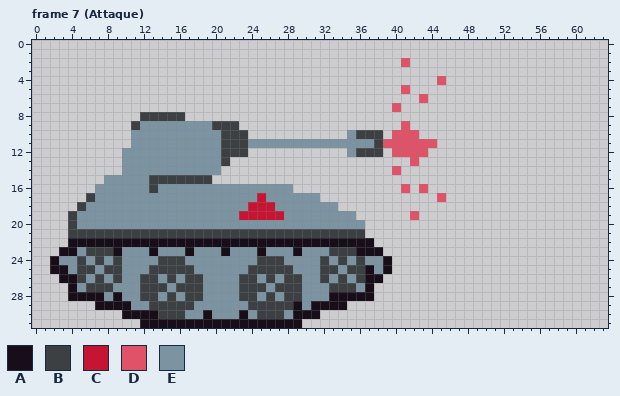
Edited in one commit: pixel-art file (Sprites/Projects/Tank.aseprite). The first picture shows the starting point.
64x32 pixels, 16 frames. Shown: frame 7 (Attaque).
Palette (. is transparent): A #170e19  B #3c4042  C #c61533  D #e05267  E #7c94a1
Pixels before, frame 7 (Attaque), first column x 2:
 2 .......................................D....
 3 ............................................
 4 ...........................................D
 5 .......................................D....
 6 .........................................D..
 7 ......................................D.....
 8 ..........BBBBB.............................
 9 .........BEEEEEEEEBBB..................D....
10 .........EEEEEEEEEEBBB...........EBBB.DDD...
11 .........EEEEEEEEEEBBBEEEEEEEEEEEEEEBDDDDDD.
12 ........EEEEEEEEEEEBBB...........EBBB.DDDD..
13 ........EEEEEEEEEEEB....................D...
14 ........EEEEEEEEEEE...................D.....
15 ......EEEEEBBBBBBB..........................
16 .....EEEEEEBEEEEEEEEEEEEEEE............D.D..
17 ....BEEEEEEEEEEEEEEEEEECEEEEEE.............D
18 ...BEEEEEEEEEEEEEEEEEECCCEEEEEEE............
19 ..BEEEEEEEEEEEEEEEEEECCCCCEEEEEEEE......D...
20 ..BEEEEEEEEEEEEEEEEEEEEEEEEEEEEEEEE.........
21 ..BBBBBBBBBBBBBBBBBBBBBBBBBBBBBBBBB.........
22 ..AAAAAAAAAAAAAAAAAAAAAAAAAAAAAAAAAA........
23 .AAEBBBAEEEAEEEAEEEAEEEAEEEAEEEBBBAAA.......
24 AEEBEBEBEEEEBBBEEEEEEEEBBBEEEEBEBEBEEA......
25 AAEBBEBBEEEBBBBBEEEEEEBBBBBEEEBBEBBAEA......
26 .AABEBEBEEBBEBEBBEEEEBBEBEBBEEBEBEBAA.......
27 ..AEBBBEEEBBBEBBBEEEEBBBEBBBEEEBBBEA........
28 ..AAAAEAEEBBEBEBBEEEEBBEBEBBEEEAAAAA........
29 .....AAAAEEBBBBBEEEEEEBBBBBAEAAAA...........
30 ........AAAABBBEEAEEEAEBBBEAAA..............
31 ..........AAAAAAAAAAAAAAAAAA................
The same view after the edit:
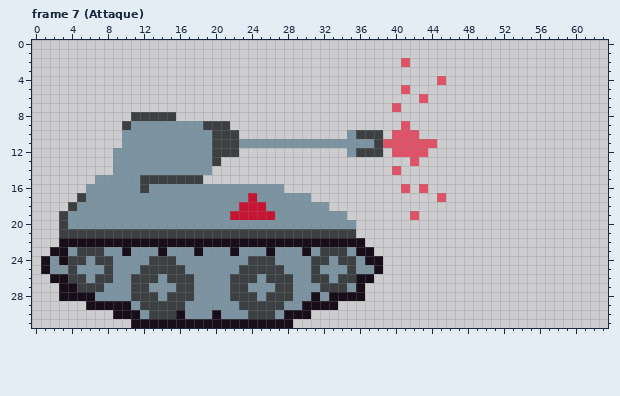
Change:
Frame 7 (Attaque):
Colour A is added in row 22 at x 3; in row 23 at x 2; in rows 24 to 25 at x 1; in row 26 at x 2; in rows 27 to 28 at x 3; in row 29 at x 6.
Colour A is added in row 30 at x 9; in row 31 at x 11.
Colour A replaces colour B in row 26 at x 36; in row 30 at x 16.
Colour A replaces colour E in row 23 at x 10, 14, 18, 22, 26 and 30; in row 24 at x 3 and 37 to 38; in row 25 at x 38; in row 27 at x 36; in row 28 at x 31; in row 29 at x 30.
Colour A replaces colour E in row 30 at x 20 and 28.
Colour B is added in row 8 at x 11; in row 9 at x 10; in row 17 at x 5; in row 18 at x 4; in rows 19 to 21 at x 3.
Colour B replaces colour A in row 26 at x 4; in row 30 at x 13.
Colour B replaces colour E in row 9 at x 19; in rows 10 to 13 at x 20; in rows 15 to 16 at x 12; in row 23 at x 5 and 32; in row 24 at x 4, 8, 13, 24, 31 and 35; in row 25 at x 4, 12, 23 and 31.
Colour B replaces colour E in row 26 at x 8, 11, 16, 22, 27, 31 and 35; in row 27 at x 5, 11, 22 and 32; in row 28 at x 11, 16, 22 and 27; in row 29 at x 12 and 23; in row 30 at x 24.
Colour C replaces colour E in row 17 at x 24; in row 18 at x 23; in row 19 at x 22.
Colour E is added in rows 10 to 11 at x 10; in rows 12 to 14 at x 9; in row 15 at x 7; in row 16 at x 6.
Colour E replaces colour A in row 23 at x 4, 9, 13, 17, 21, 25 and 29; in row 24 at x 2; in row 25 at x 2 to 3 and 37; in row 28 at x 7 and 9; in row 29 at x 29; in row 30 at x 12, 19 and 23.
Colour E replaces colour B in row 9 at x 11; in row 11 at x 23; in row 16 at x 13; in row 17 at x 6; in row 18 at x 5; in rows 19 to 20 at x 4.
Colour E replaces colour B in row 23 at x 8 and 35; in row 24 at x 9, 16, 27 and 36; in row 25 at x 5 to 6, 9, 17, 28, 32 to 33 and 36; in row 26 at x 9, 18 and 29; in row 27 at x 8, 13 to 14, 18, 24 to 25, 29 and 35; in row 28 at x 18 and 29.
Colour E replaces colour B in row 29 at x 17 and 28; in row 30 at x 27.
Colour E replaces colour C in row 17 at x 25; in row 18 at x 26; in row 19 at x 27.
The author cleared colour A in row 22 at x 37; in row 23 at x 38; in rows 24 to 25 at x 39; in row 26 at x 38; in rows 27 to 28 at x 37; in row 29 at x 34.
The author cleared colour A in row 30 at x 31; in row 31 at x 29.
The author cleared colour B in row 8 at x 16; in row 9 at x 22; in row 10 at x 23; in row 12 at x 23; in row 13 at x 21; in row 15 at x 19.
The author cleared colour B in row 21 at x 36.
The author cleared colour E in row 14 at x 20; in row 16 at x 28; in row 17 at x 31; in row 18 at x 33; in row 19 at x 35; in row 20 at x 36.
Changed places in both pictures, as pixel boxes (x1, y1, x2, y2):
changed: (41, 112, 392, 328)
